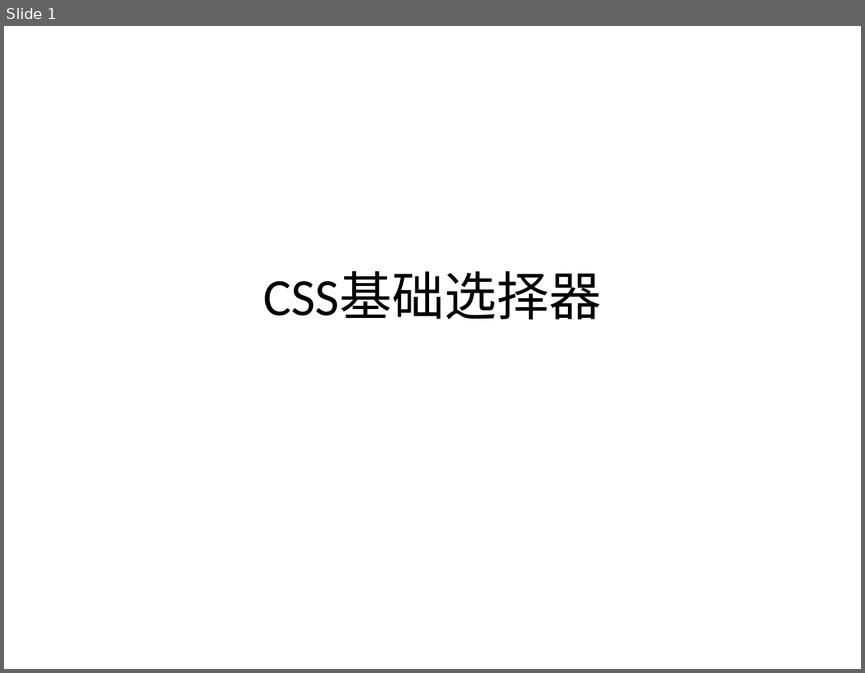
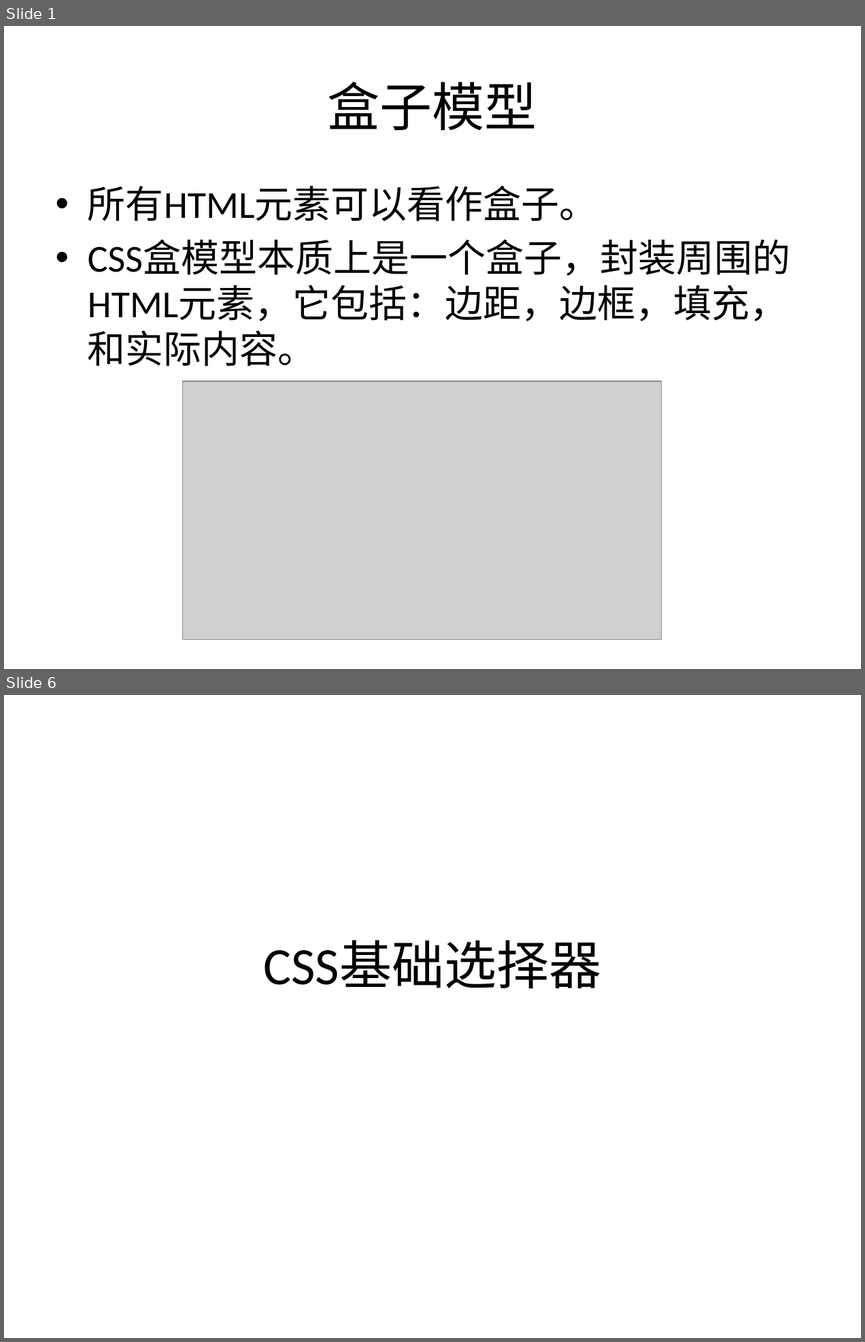
Before and after one commit to sans123wx/class, a slide deck: 网页设计与制作/课件/4/css选择器.pptx. Shown one above the other, each under a label of ours: slide 1 before the commit, slides 1 and 6 after it; the slides between them are not shown. The pictures are 865x673 and 865x1342 pixels, drawn with LibreOffice and Linux fonts; fonts in the diff are those of the drawing; grey boxes stand for pictures. Boxes give left, top, right and bottom in pixels: in the first picture for what was removed or moved away, otherwise in the second. Text is boxed around its words. In the diff, an @@ line names an element or a change of style, - is before the commit and + after.

```diff
--- a/网页设计与制作/课件/4/css选择器.pptx
+++ b/网页设计与制作/课件/4/css选择器.pptx
@@ slide 1 added at (x1=4, y1=26, x2=861, y2=669), background #FFFFFF @@
@@ title added at (x1=328, y1=82, x2=537, y2=130), 44 pt, text #000000 @@
+盒子模型
@@ text added at (x1=88, y1=186, x2=791, y2=366), 32 pt, text #000000 @@
+• 所有HTML元素可以看作盒子。
+• CSS盒模型本质上是一个盒子，封装周围的HTML元素，它包括：边距，边框，填充，和实际内容。
@@ picture added at (x1=183, y1=381, x2=661, y2=639) @@
@@ what was slide 1 is now slide 6 @@
```
Also in this commit, not shown: 4 other slides added.
